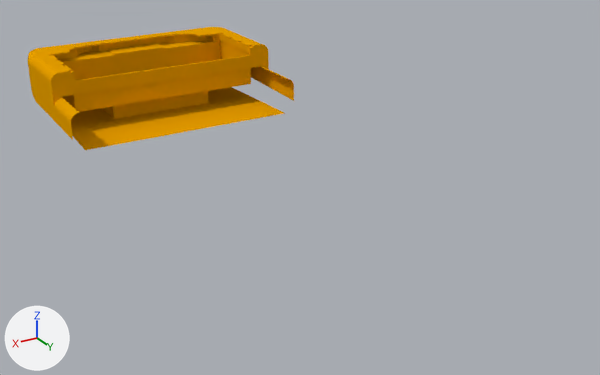
One commit to the Blender file Case/FairberryCase.blend: the scene before it, then after it.
Both versions are drawn from a 50 mm lens placed at (103.8, 261.5, 76.0), pointed at (-10.2, 71.5, -19.0). Every picture has the same lights, and +X, +Y and +Z are marked at lower left.

In view in the first picture: 'Case'.
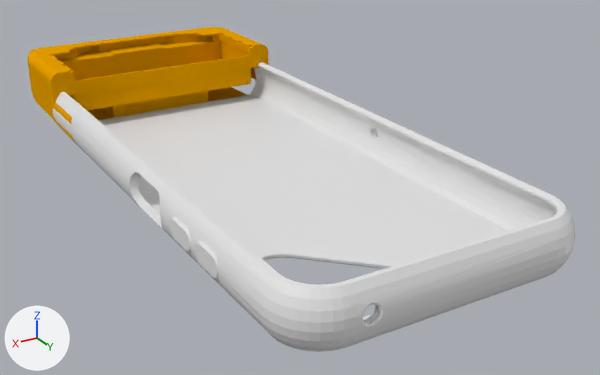
Commit message: Small fix in the cases

Changed parts and their boxes (x1, y1, x2, y2) in the pictures (600 x 375 px):
'Plain Case V0.8', shown
    after: (53, 62, 576, 352)

The change, as a diff of the scene's bpy script:
```diff
--- a/Case/FairberryCase.blend.py
+++ b/Case/FairberryCase.blend.py
@@ ob_plain_case_v0_8 @@
 _m = ob_plain_case_v0_8.modifiers.new('Boolean.001', 'BOOLEAN')
 _m.solver = 'FLOAT'
-ob_plain_case_v0_8.hide_viewport = True
```
